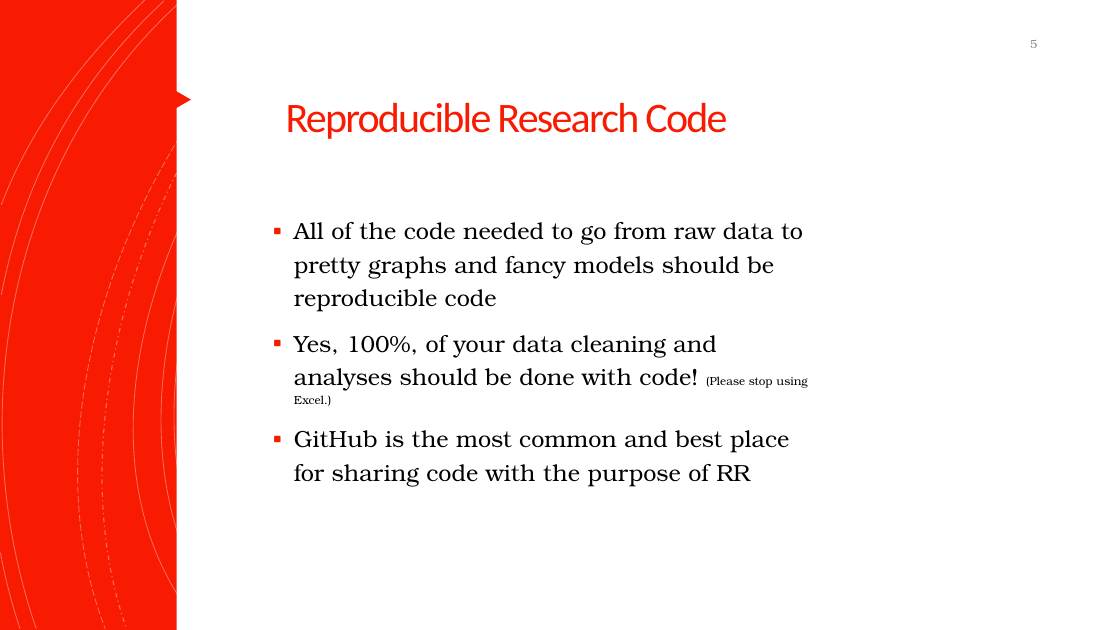
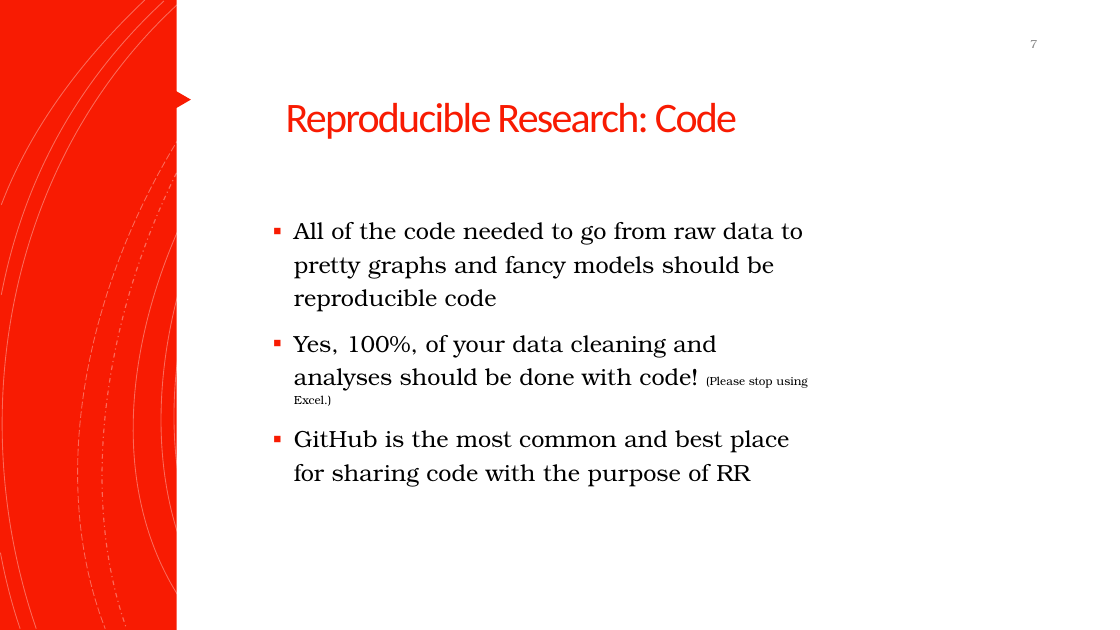
Before and after one commit to NeuroShepherd/R_Coding_Presentations, a slide deck: slide 7 of RStudio, Git, and Github/RStudio_Git_Github.pptx (slide 5 before the commit). Drawn at 1120x630 pixels with LibreOffice and Linux fonts; fonts in the diff are those of the drawing. Boxes give left, top, right and bottom in pixels: in the first picture for what was removed or moved away, otherwise in the second. Text is boxed around its words. In the diff, an @@ line names an element or a change of style, - is before the commit and + after.

```diff
--- a/RStudio, Git, and Github/RStudio_Git_Github.pptx
+++ b/RStudio, Git, and Github/RStudio_Git_Github.pptx
@@ page number at bbox=[1030, 40, 1037, 48]: text changed @@
-5
+7
@@ title at bbox=[286, 103, 737, 139]: text changed @@
-Reproducible Research Code
+Reproducible Research: Code
```
Also in this commit, not shown: 6 other slides changed, 2 slides added.
